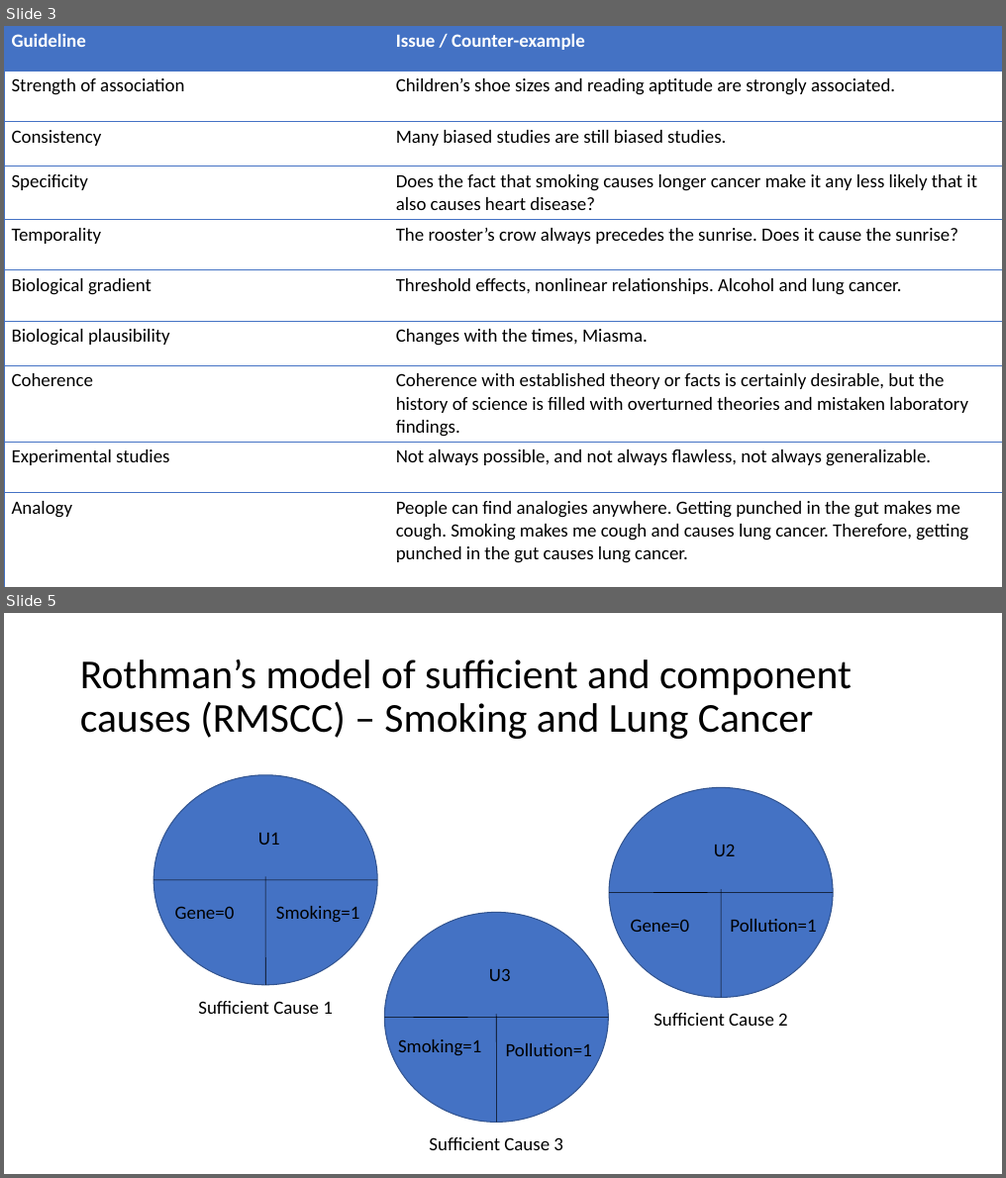
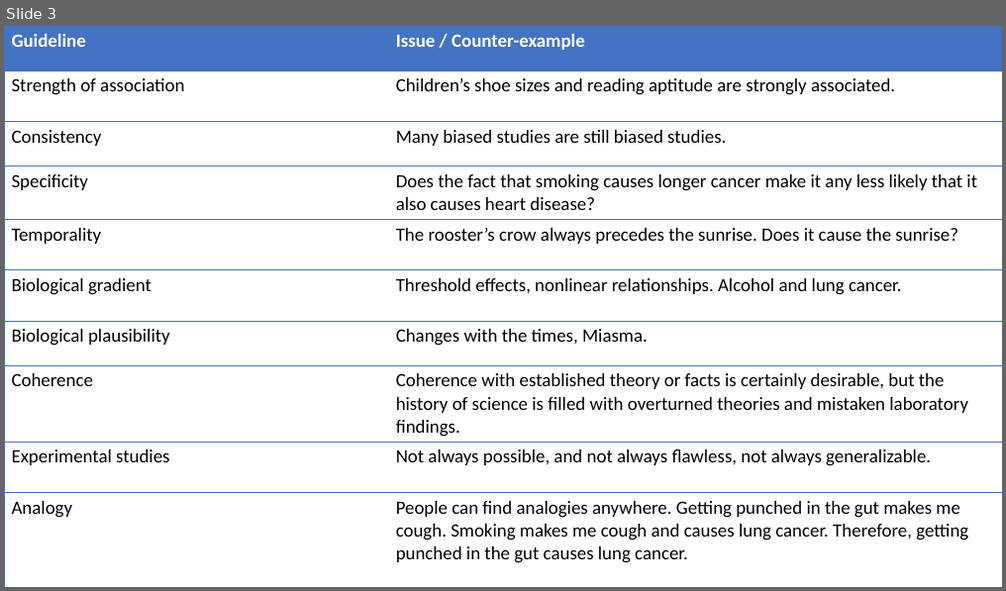
Before and after one commit to brad-cannell/r4epi, a slide deck: img/13_causal_inference/01_intro_causal_inference/introduction_to_causal_inference.pptx. Shown one above the other, each under a label of ours: slides 3 and 5 before the commit, slide 3 after it; the slides between them are not shown. The pictures are 1006x1178 and 1006x591 pixels, drawn with LibreOffice and Linux fonts; fonts in the diff are those of the drawing. Boxes give left, top, right and bottom in pixels: in the first picture for what was removed or moved away, otherwise in the second. Text is boxed around its words. In the diff, an @@ line names an element or a change of style, - is before the commit and + after.

```diff
--- a/img/13_causal_inference/01_intro_causal_inference/introduction_to_causal_inference.pptx
+++ b/img/13_causal_inference/01_intro_causal_inference/introduction_to_causal_inference.pptx
@@ slide 5 removed at [4,613,1002,1174], background #FFFFFF @@
@@ title removed at [80,660,851,739] @@
-Rothman’s model of sufficient and component causes (RMSCC) – Smoking and Lung Cancer
@@ group removed at [153,775,377,1014]: 4 texts, 2 lines, 1 ellipse @@
-Gene=0
-U1
-Smoking=1
-Sufficient Cause 1
@@ group removed at [609,787,833,1026]: 4 texts, 2 lines, 1 ellipse @@
-Gene=0
-U2
-Pollution=1
-Sufficient Cause 2
@@ group removed at [384,912,608,1151]: 4 texts, 2 lines, 1 ellipse @@
-Smoking=1
-U3
-Pollution=1
-Sufficient Cause 3
```
Also in this commit, not shown: 14 other slides removed, 30 other files.
